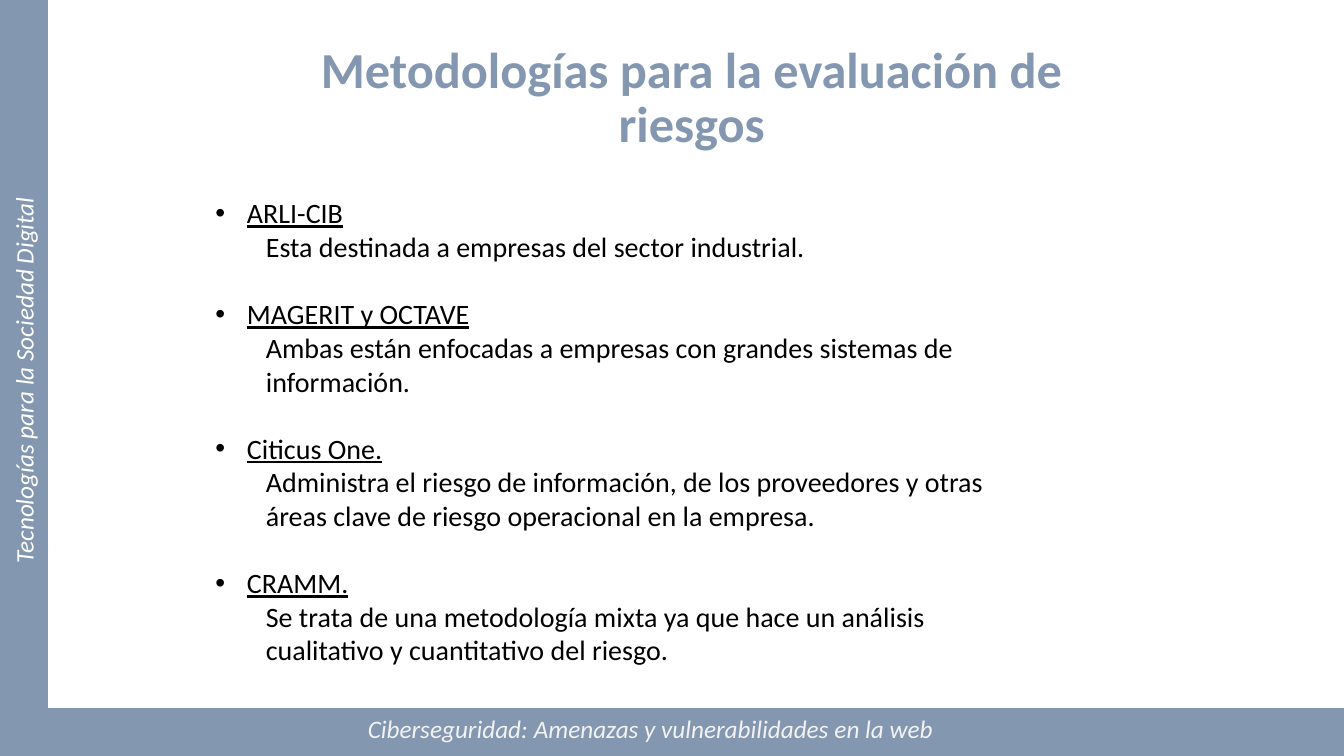
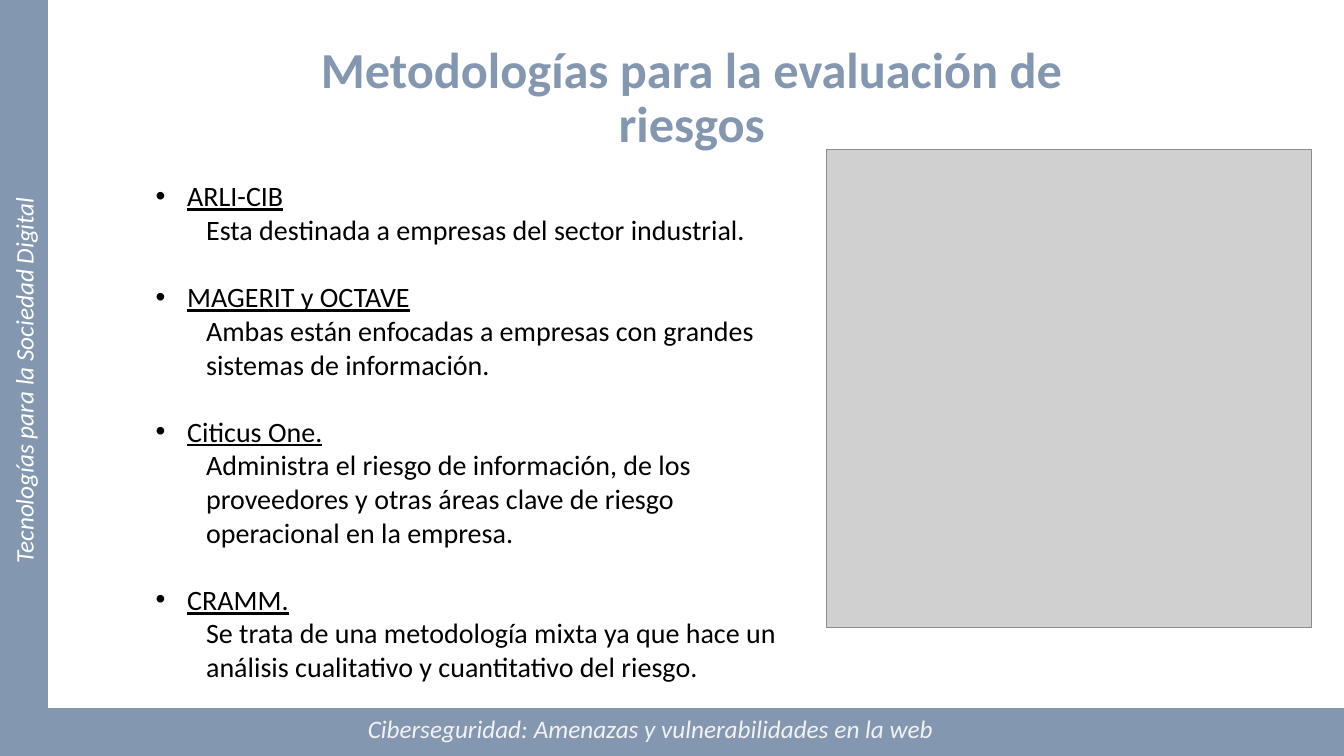
Before and after one commit to Marquez-David/TECNOLOGIAS-SOCIEDAD-DIGITAL, a slide deck: slide 9 of TF-E6/Presentacion/PresentaciónTFv5.pptx. Drawn at 1344x756 pixels with LibreOffice and Linux fonts; fonts in the diff are those of the drawing; grey boxes stand for pictures. Boxes give left, top, right and bottom in pixels: in the first picture for what was removed or moved away, otherwise in the second. Text is boxed around its words. In the diff, an @@ line names an element or a change of style, - is before the commit and + after.

```diff
--- a/TF-E6/Presentacion/PresentaciónTFv5.pptx
+++ b/TF-E6/Presentacion/PresentaciónTFv5.pptx
@@ text "ARLI-CIB" rewrapped from [247, 204, 983, 665] to [187, 188, 775, 682] @@
@@ picture added at [827, 150, 1312, 628] @@
```
Also in this commit, not shown: 3 other slides changed.
